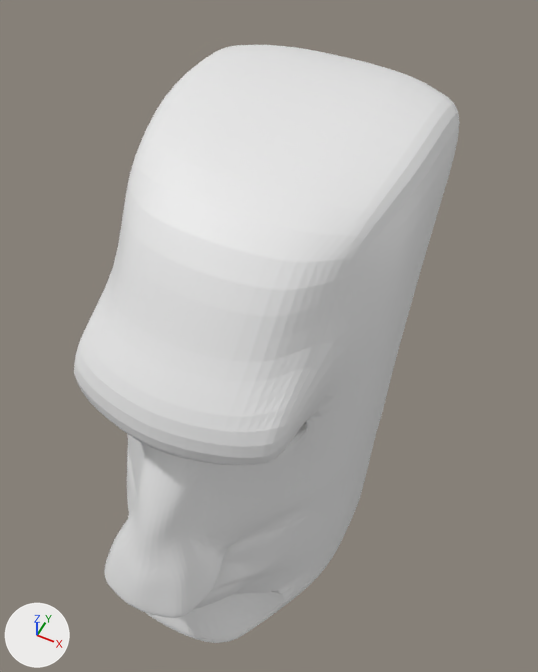
The Blender file RawFiles/Model_MoaiCannon.blend, before and after one commit.
Rendered twice from a camera (50 mm lens) standing at (3.87, -6.36, 13.66) and looking at (0.15, 1.08, 4.36). Arrows for +X, +Y and +Z are at lower left; the lights stay in place. The same objects are shown in both versions, whatever each file hides.
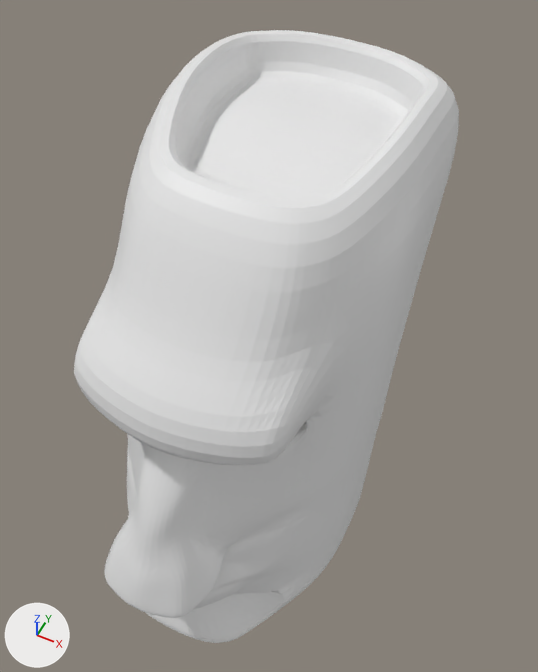
Commit message: Moai Shrine

The change, as a list of edits to the scene's bpy script:
```text
Change me_cube_001:
    used by ob_cube_001; location = (0.0, 2.12, 10.09); scale = (2.16, 1.0, 1.0)
    remove me_cube_001.from_pydata(...)  # 560 vertices, 592 faces; spans x -1.0..1.0, y -5.43..2.82, z -10.09..-1.95
    add me_cube_001.from_pydata(...)  # 596 vertices, 628 faces; spans x -1.0..1.0, y -5.43..2.82, z -10.09..-1.6
    me_cube_001 part 1
    4 vertices are removed from x -0.75..0.75, y -0.47..0.93, z -2.1..-2.04
    14 faces are deleted
    6 vertices move from x -0.5..0.5, y -0.49..1.09, z -2.01..-1.95 to x -0.34..0.34, y -1.71..1.98, z -1.93..-1.77
    31 vertices are added at x -0.68..0.68, y -1.69..1.86, z -2.87..-1.6
    9 new vertices lie (0.0, 0.02, -0.93) away from vertices in x -0.68..0.68, y -1.25..1.62, z -1.95..-1.6
    50 new faces join them
```

Where the change shows, as pixel boxes (x1, y1, x2, y2) in the pictures (538 x 672 px):
'Cube.001', reshaped: before (74, 45, 460, 643); after (74, 30, 459, 643)
part 1 of me_cube_001, built on: before (128, 45, 460, 262); after (131, 30, 459, 268)
